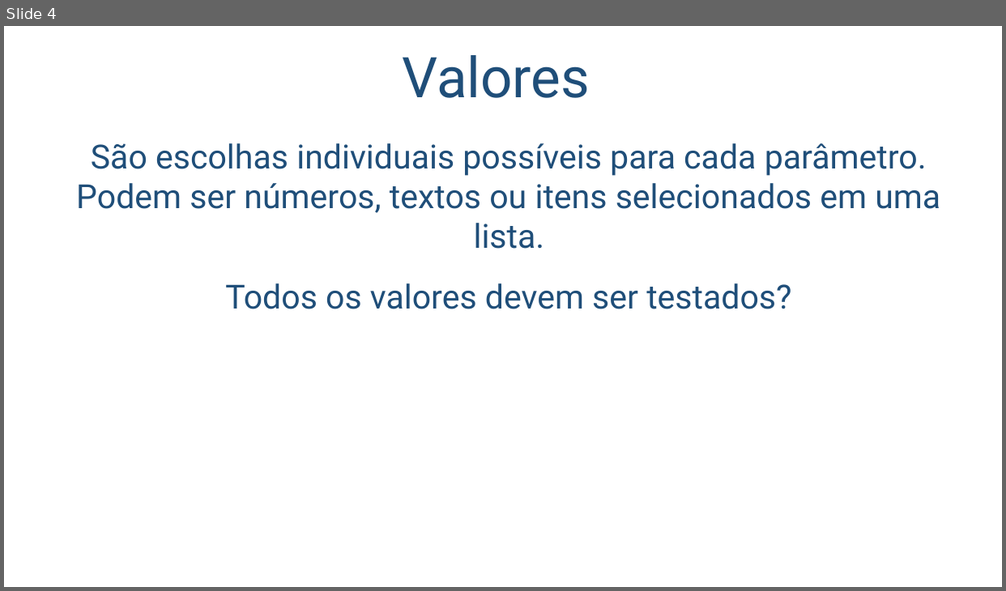
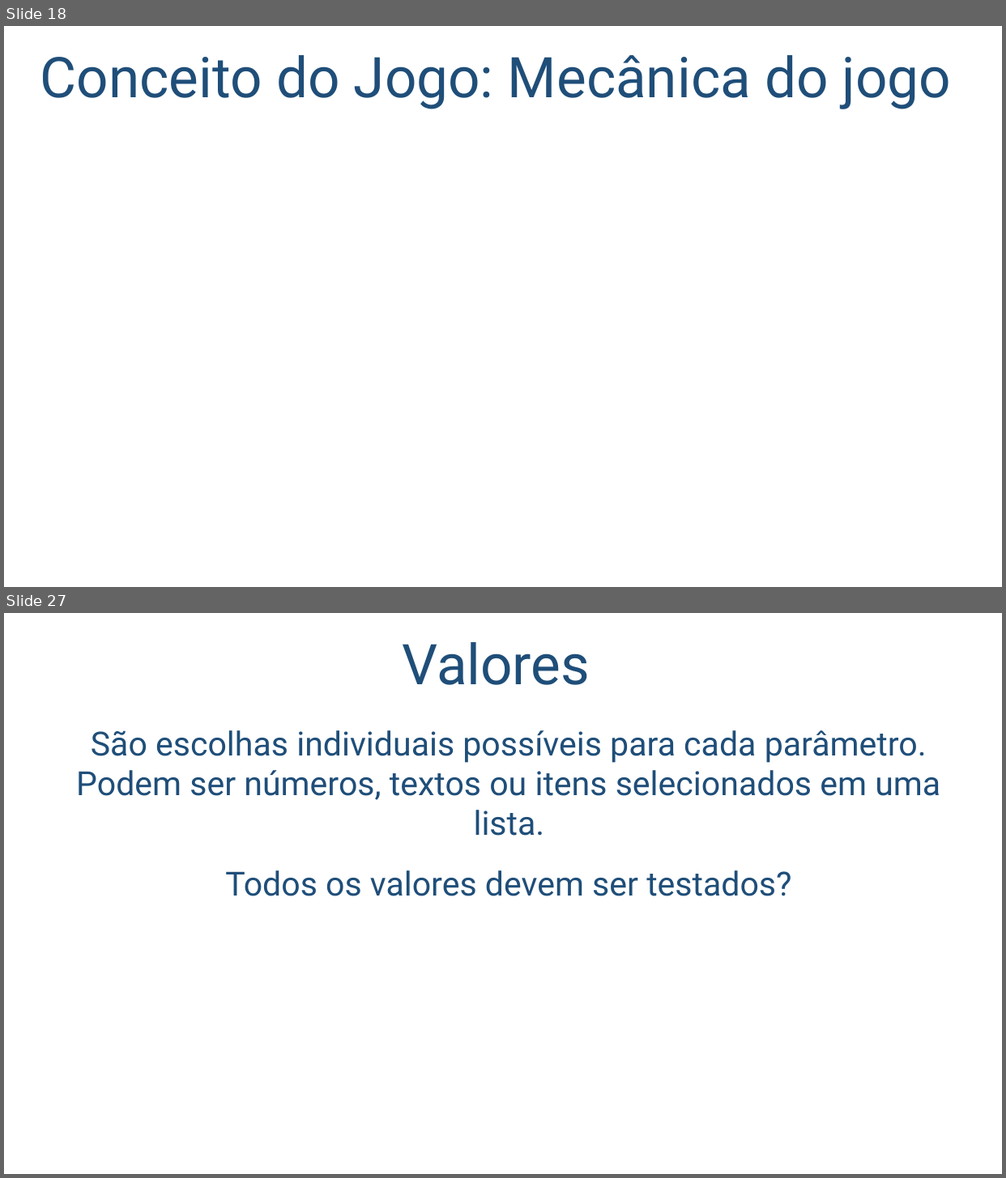
Before and after one commit to salmo-jr/public-slides, a slide deck: engenharia-de-software.pptx. Shown one above the other, each under a label of ours: slide 4 before the commit, slides 18 and 27 after it; the slides between them are not shown. The pictures are 1006x591 and 1006x1178 pixels, drawn with LibreOffice and Linux fonts; fonts in the diff are those of the drawing; background and template pictures are left out. Boxes give left, top, right and bottom in pixels: in the first picture for what was removed or moved away, otherwise in the second. Text is boxed around its words. In the diff, an @@ line names an element or a change of style, - is before the commit and + after.

```diff
--- a/engenharia-de-software.pptx
+++ b/engenharia-de-software.pptx
@@ slide 18 added at (4,26,1002,587), background picture (left out) @@
@@ title added at (40,55,951,109), 54 pt, text #1F4E79 @@
+Conceito do Jogo: Mecânica do jogo
@@ what was slide 4 is now slide 27 @@
```
Also in this commit, not shown: 23 other slides added, 1 slide removed.
